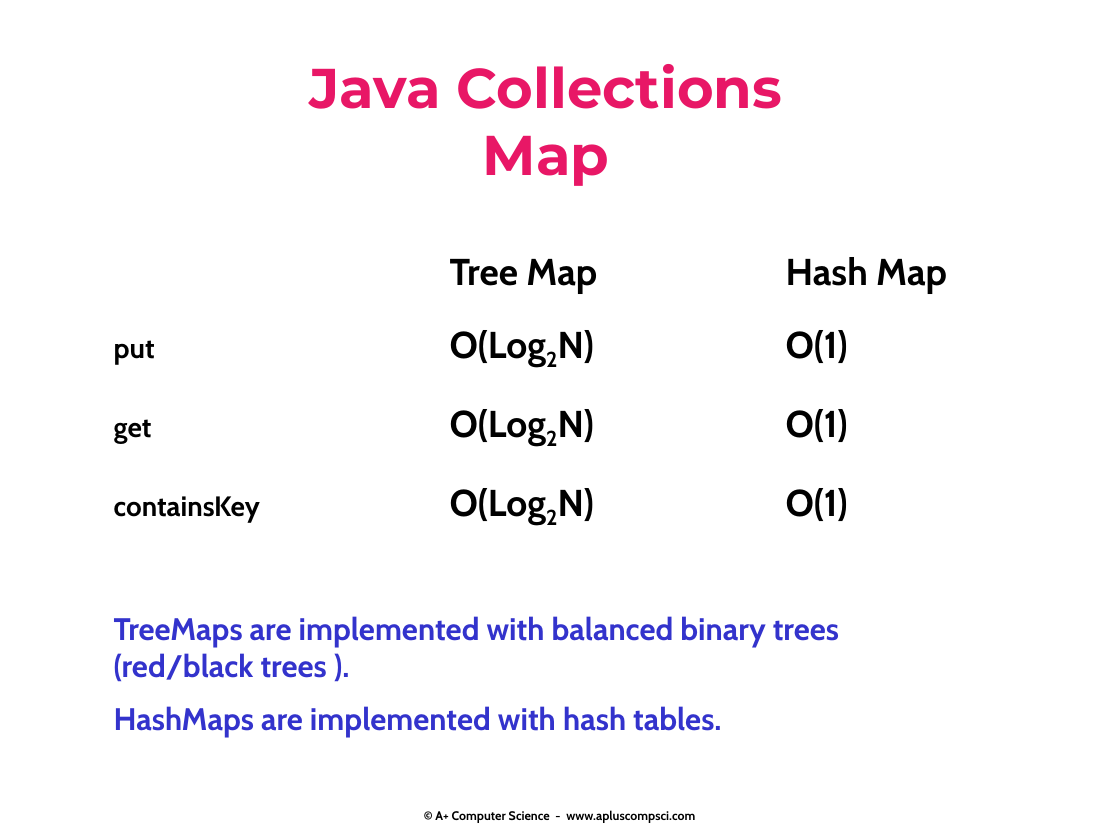
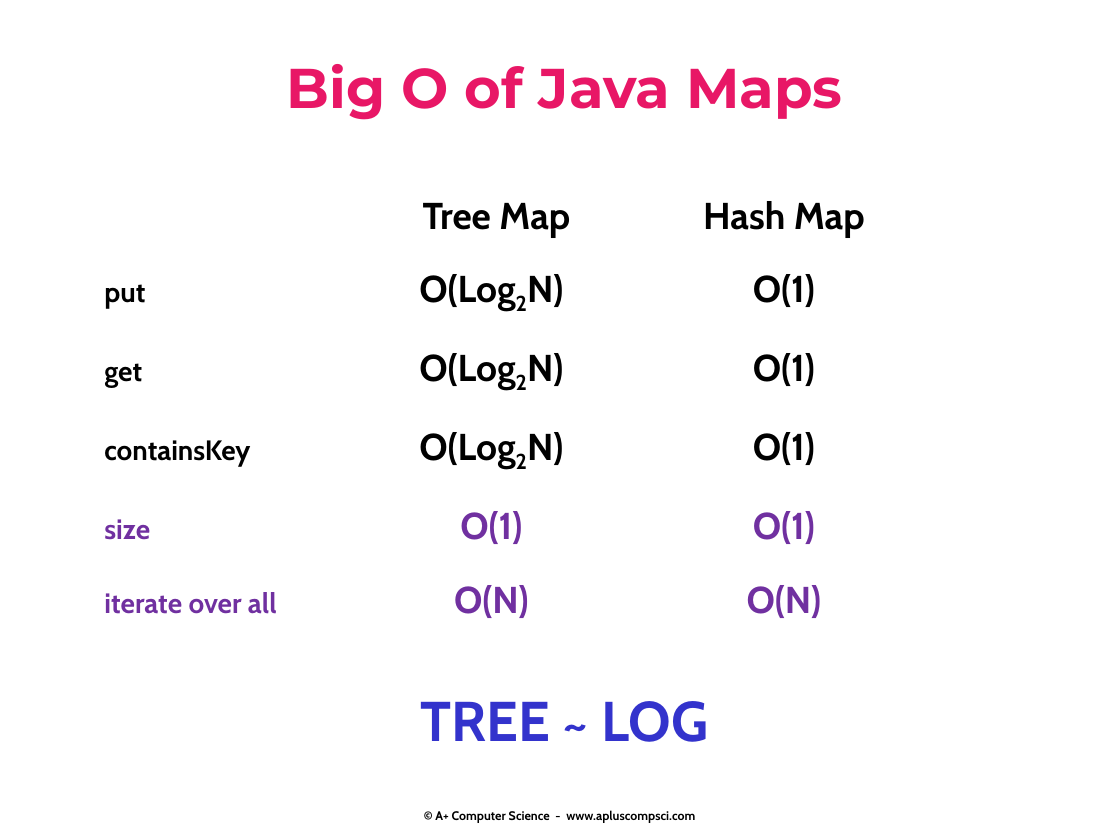
Before and after one commit to Cy-FairCS/cs3, a slide deck: slide 30 of u05b_maps/notes/8.maps.pptx (slide 27 before the commit). Drawn at 1120x840 pixels with LibreOffice and Linux fonts; fonts in the diff are those of the drawing. Boxes give left, top, right and bottom in pixels: in the first picture for what was removed or moved away, otherwise in the second. Text is boxed around its words. In the diff, an @@ line names an element or a change of style, - is before the commit and + after.

```diff
--- a/u05b_maps/notes/8.maps.pptx
+++ b/u05b_maps/notes/8.maps.pptx
@@ text at (x1=287, y1=64, x2=842, y2=120): text changed @@
-Java Collections
-Map
+Big O of Java Maps
@@ text "Tree Map Hash Map" moved from (x1=114, y1=257, x2=947, y2=737) to (x1=104, y1=201, x2=865, y2=742) @@
@@ text at (x1=104, y1=511, x2=822, y2=742): text changed; size 20 to 18 pt; text colour #3333CC to #7030A0 @@
-TreeMaps are implemented with balanced binary trees
-(red/black trees ).
-HashMaps are implemented with hash tables.
+size O(1) O(1)
+iterate over all O(N) O(N)
+TREE ~ LOG
```
Also in this commit, not shown: 10 other slides changed, 9 slides added, 6 slides removed, 1 other file.
